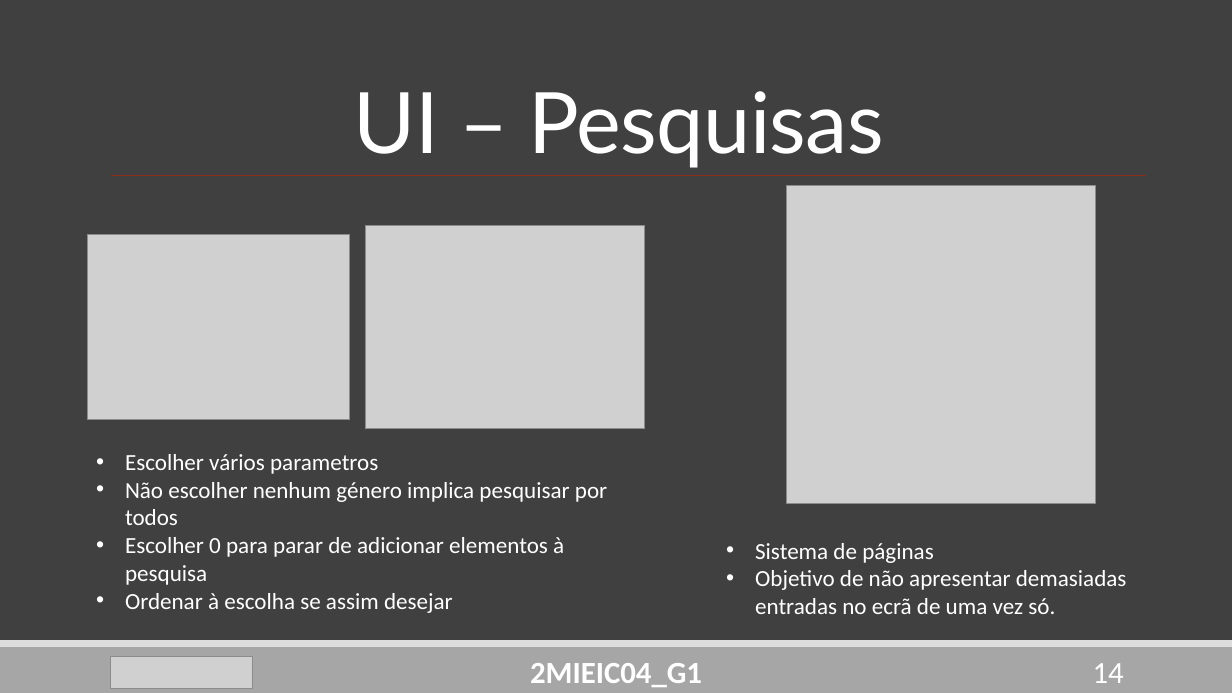
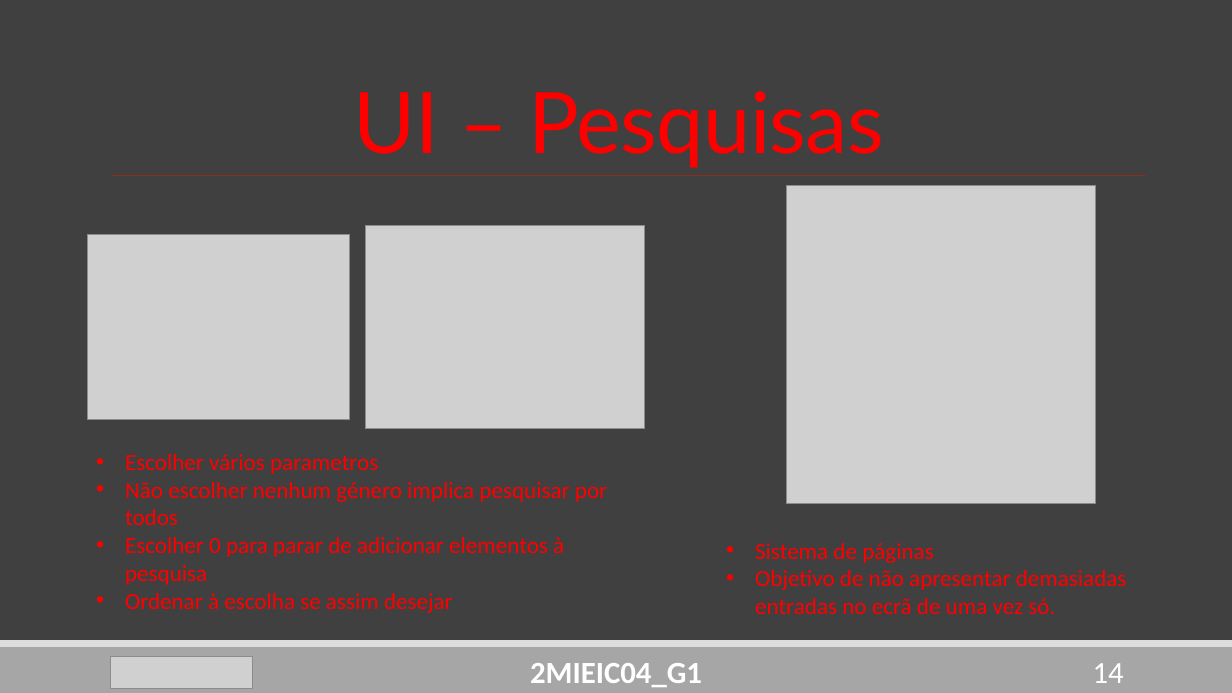
Before and after one commit to DoStini/FEUP-AEDA-proj, a slide deck: slide 14 of StreamZ__P2.pptx. Drawn at 1232x693 pixels with LibreOffice and Linux fonts; fonts in the diff are those of the drawing; grey boxes stand for pictures. Boxes give left, top, right and bottom in pixels: in the first picture for what was removed or moved away, otherwise in the second. Text is boxed around its words. In the diff, an @@ line names an element or a change of style, - is before the commit and + after.

```diff
--- a/StreamZ__P2.pptx
+++ b/StreamZ__P2.pptx
@@ text colour #FFFFFF to #FF0000 in 3 elements at (x1=354, y1=91, x2=884, y2=168), (x1=125, y1=454, x2=607, y2=613), (x1=755, y1=543, x2=1127, y2=614) @@
```
Also in this commit, not shown: 11 other slides changed, 2 other files.
